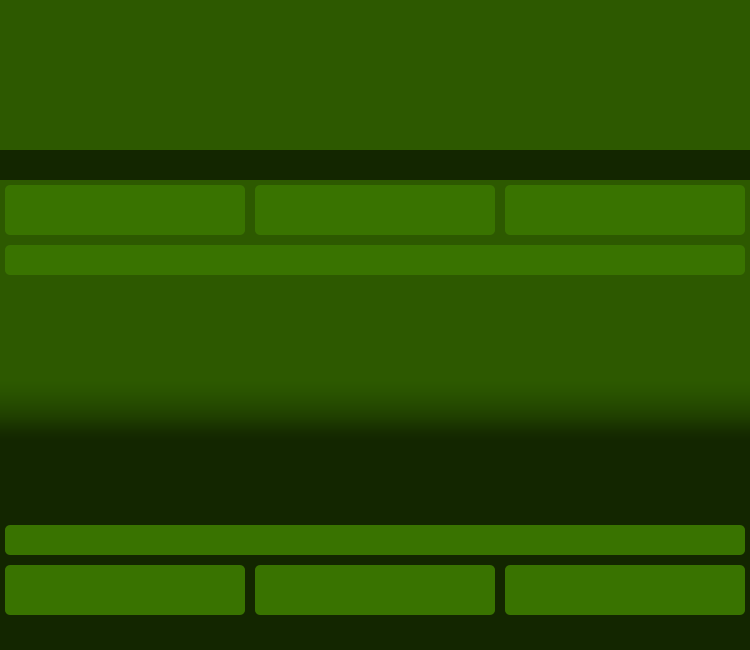
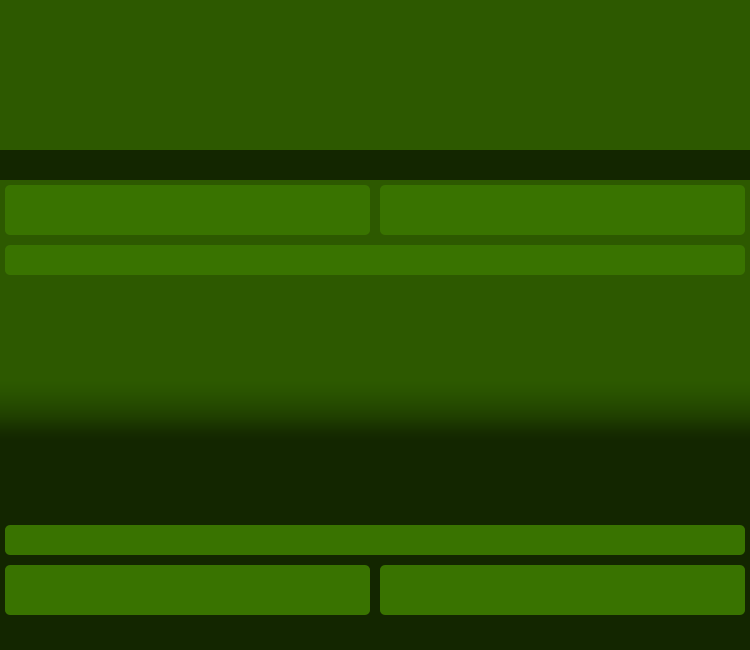
Layer changes from the first 750 × 650 image to the second:
painted on "header/footer widgets" over [240, 185, 510, 615]
